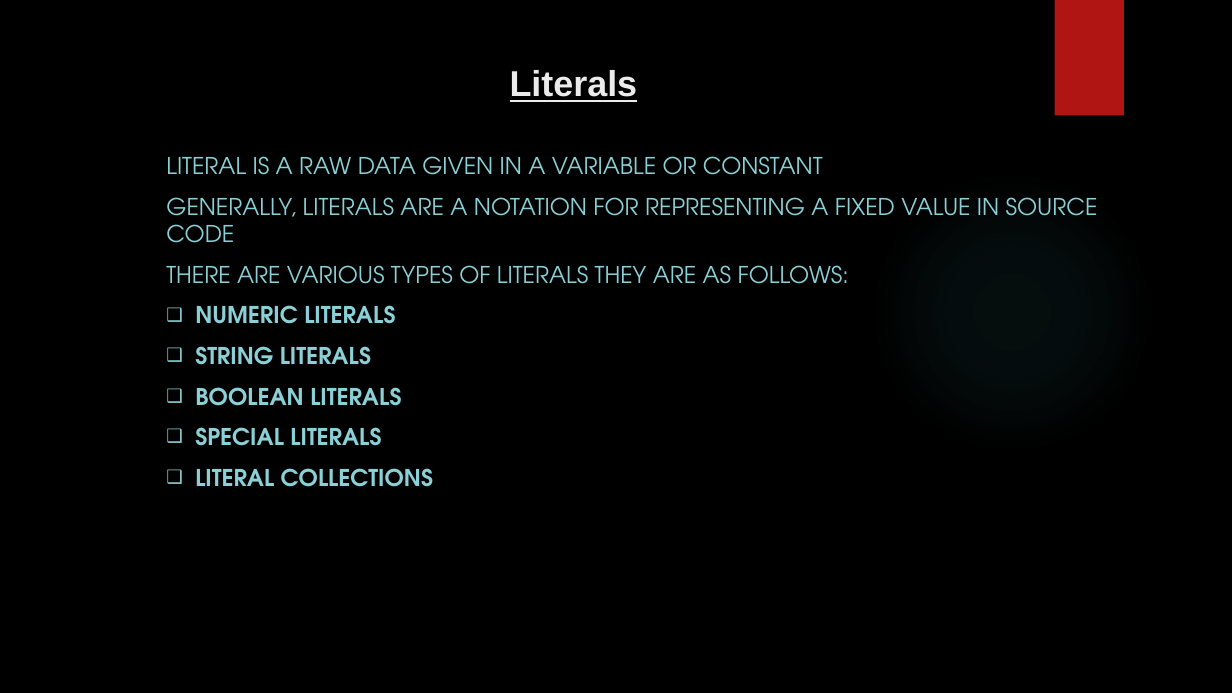
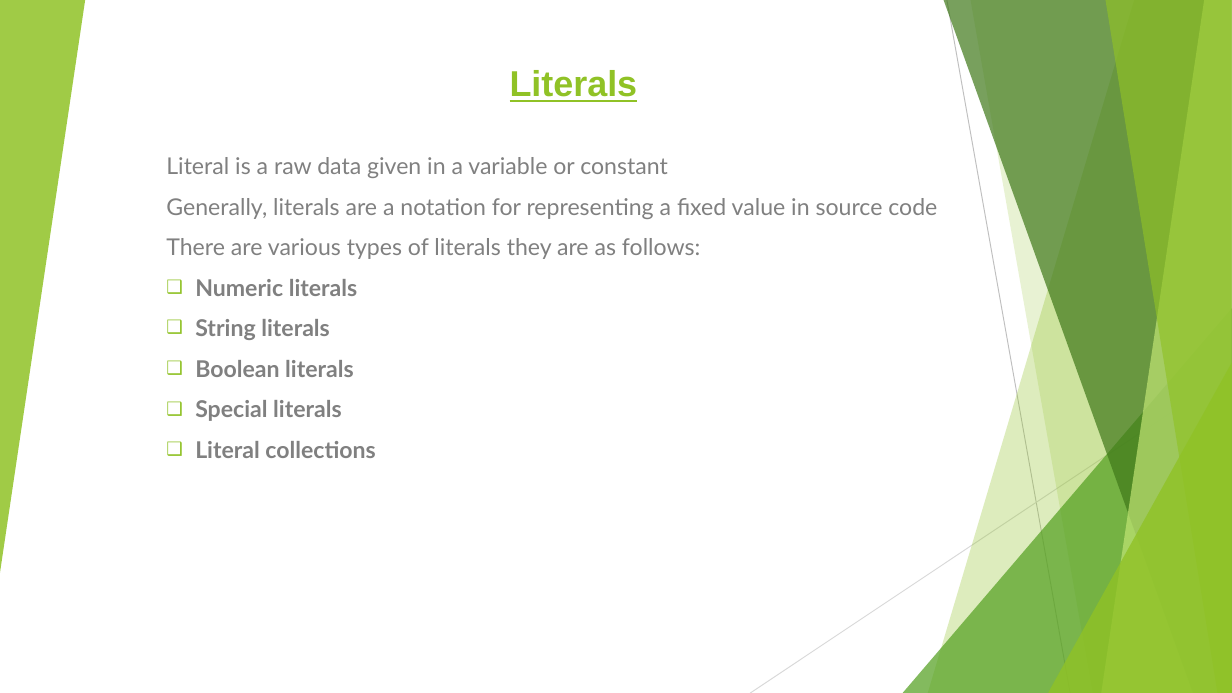
Before and after one commit to tauovir/Materials, a slide deck: slide 5 of Python Session/Python_9_may.pptx. Drawn at 1232x693 pixels with LibreOffice and Linux fonts; fonts in the diff are those of the drawing; background and template pictures are left out. Boxes give left, top, right and bottom in pixels: in the first picture for what was removed or moved away, otherwise in the second. Text is boxed around its words. In the diff, an @@ line names an element or a change of style, - is before the commit and + after.

Commit message:
string and list

```diff
--- a/Python Session/Python_9_may.pptx
+++ b/Python Session/Python_9_may.pptx
@@ background picture (left out) to #FFFFFF @@
@@ group added at <box>0,0,1232,693</box>: 5 freeform shapes, 3 triangles, 2 lines @@
@@ title "Literals" at <box>510,70,638,102</box>: text colour #EBEBEB to #90C226 @@
@@ rectangle removed at <box>1055,0,1124,116</box> @@
@@ subtitle at <box>166,157,937,458</box>: text changed; font TeX Gyre Adventor to Lato; text colour #8AD0D6 to #808080 @@
-LITERAL IS A RAW DATA GIVEN IN A VARIABLE OR CONSTANT
-GENERALLY, LITERALS ARE A NOTATION FOR REPRESENTING A FIXED VALUE IN SOURCE CODE
-THERE ARE VARIOUS TYPES OF LITERALS THEY ARE AS FOLLOWS:
-❑ NUMERIC LITERALS
-❑ STRING LITERALS
-❑ BOOLEAN LITERALS
-❑ SPECIAL LITERALS
-❑ LITERAL COLLECTIONS
+Literal is a raw data given in a variable or constant
+Generally, literals are a notation for representing a fixed value in source code
+There are various types of literals they are as follows:
+❑ Numeric literals
+❑ String literals
+❑ Boolean literals
+❑ Special literals
+❑ Literal collections
@@ ellipse removed at <box>870,169,1154,454</box> @@
```
Also in this commit, not shown: 7 other slides changed, 3 slides added, 10 other files.
